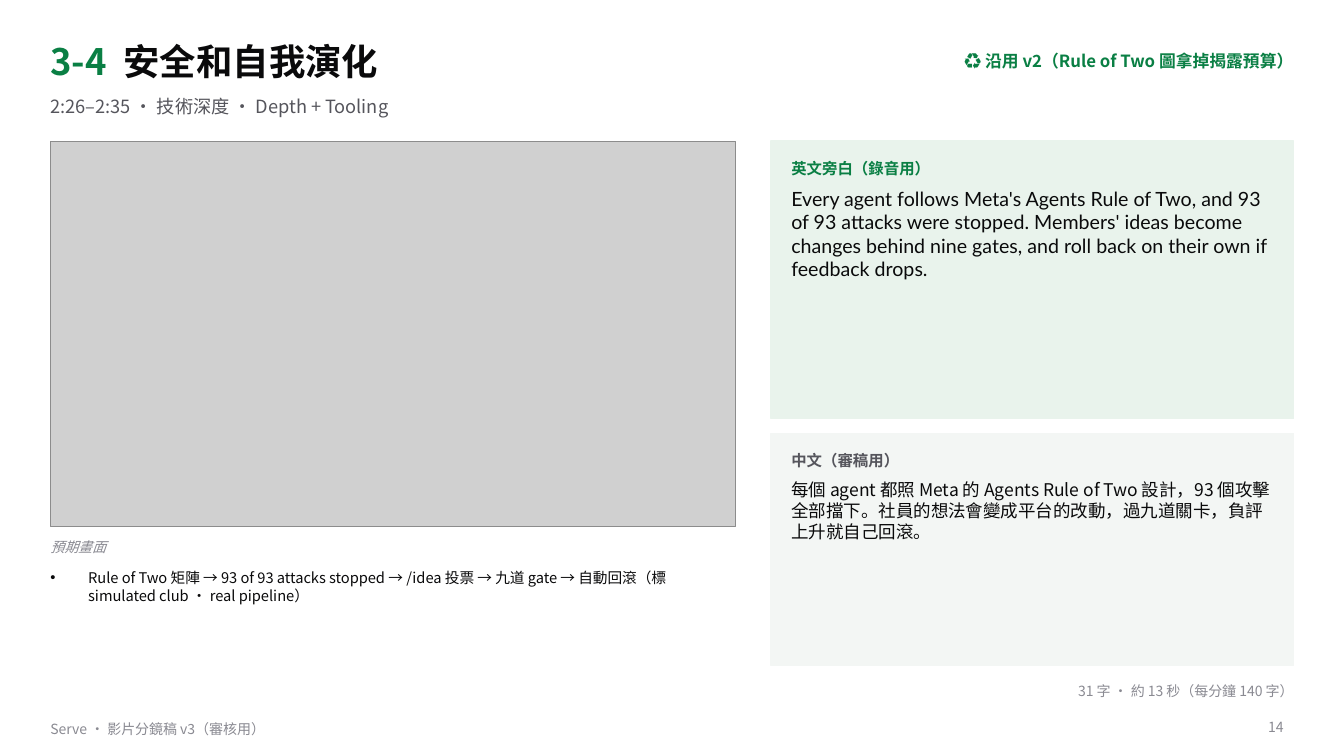
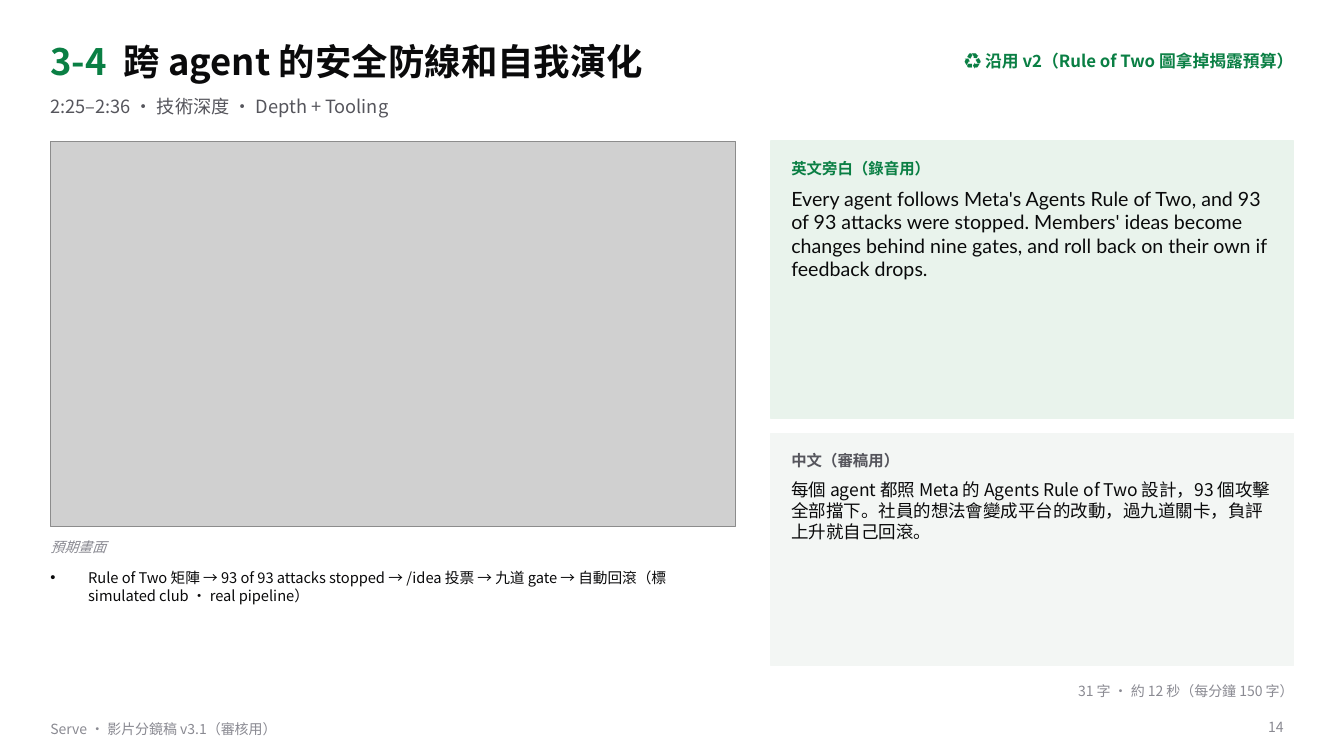
Before and after one commit to gino6178/serve-meta-hackathon, a slide deck: slide 14 of video/storyboard_v3.pptx. Drawn at 1344x756 pixels with LibreOffice and Linux fonts; fonts in the diff are those of the drawing; grey boxes stand for pictures. Boxes give left, top, right and bottom in pixels: in the first picture for what was removed or moved away, otherwise in the second. Text is boxed around its words. In the diff, an @@ line names an element or a change of style, - is before the commit and + after.

```diff
--- a/video/storyboard_v3.pptx
+++ b/video/storyboard_v3.pptx
@@ text at (50, 44, 643, 84): text changed @@
-3-4 安全和自我演化
+3-4 跨 agent 的安全防線和自我演化
@@ text at (50, 97, 388, 118): text changed @@
-2:26–2:35 · 技術深度 · Depth + Tooling
+2:25–2:36 · 技術深度 · Depth + Tooling
@@ text at (1078, 684, 1294, 697): text changed @@
-31 字 · 約 13 秒（每分鐘 140 字）
+31 字 · 約 12 秒（每分鐘 150 字）
@@ text at (50, 722, 276, 735): text changed @@
-Serve · 影片分鏡稿 v3（審核用）
+Serve · 影片分鏡稿 v3.1（審核用）
```
Also in this commit, not shown: 15 other slides changed, 13 other files.
